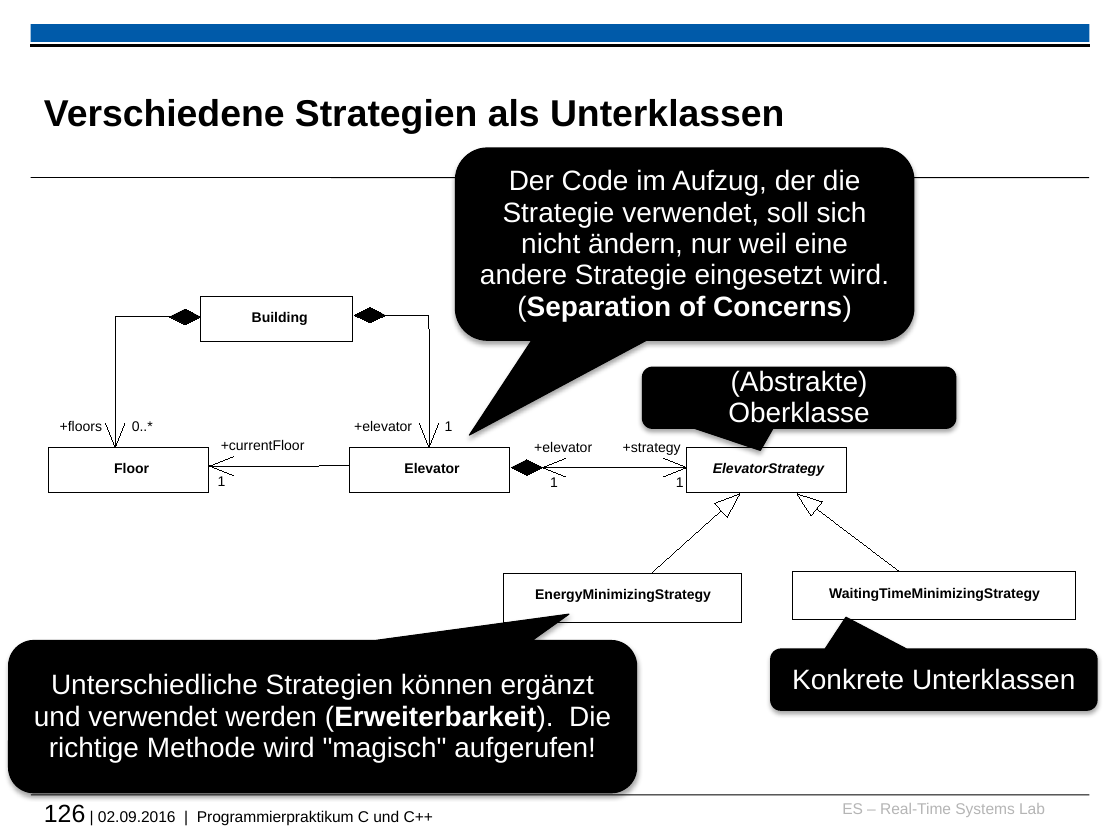
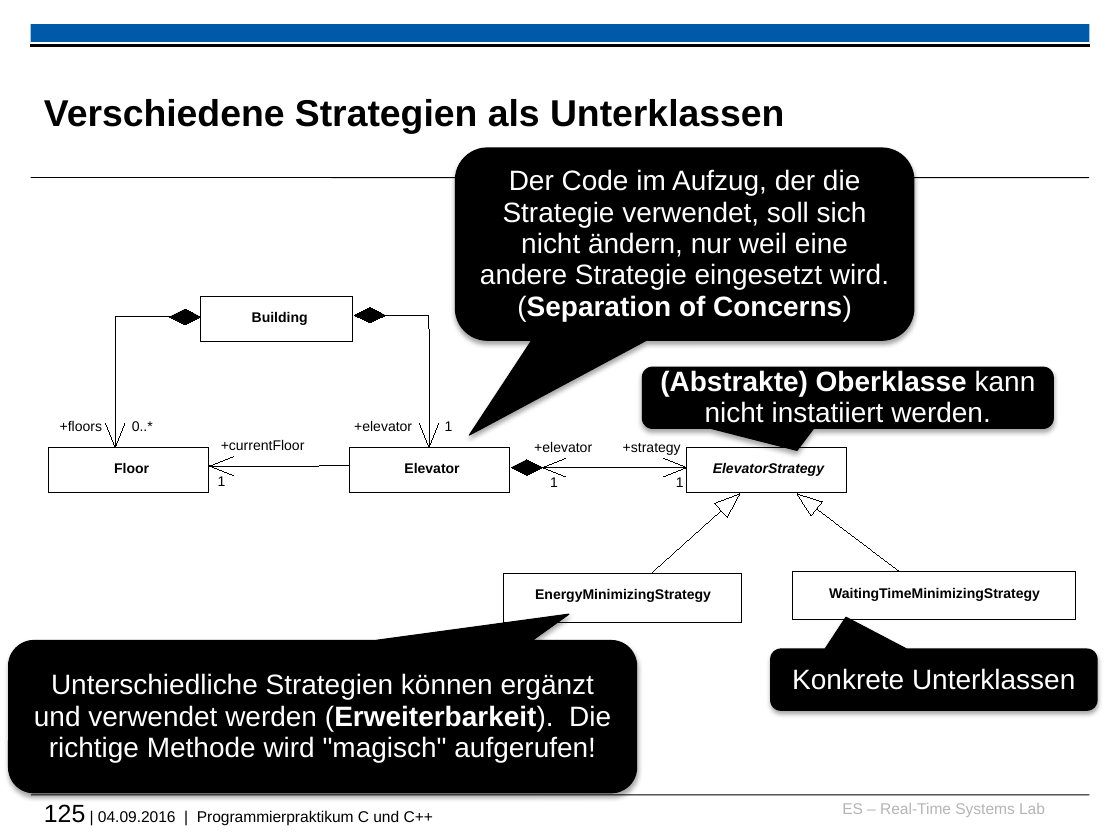
Before and after one commit to h82k/tud-cppp, a slide deck: slide 125 of cppp_lecture.pptx (slide 126 before the commit). Drawn at 1120x840 pixels with LibreOffice and Linux fonts; fonts in the diff are those of the drawing; background and template pictures are left out. Boxes give left, top, right and bottom in pixels: in the first picture for what was removed or moved away, otherwise in the second. Text is boxed around its words. In the diff, an @@ line names an element or a change of style, - is before the commit and + after.

```diff
--- a/cppp_lecture.pptx
+++ b/cppp_lecture.pptx
@@ rounded speech box "(Abstrakte) Oberklasse kann nicht instatiiert ...": place and size @@
-rounded speech box "(Abstrakte) Oberklasse kann nicht instatiiert ..." at bbox=[643, 367, 956, 429]
+rounded speech box "(Abstrakte) Oberklasse kann nicht instatiiert ..." at bbox=[643, 367, 1054, 429]
@@ text in rounded speech box at bbox=[660, 370, 1036, 423]: text changed @@
-(Abstrakte) Oberklasse
+(Abstrakte) Oberklasse kann nicht instatiiert werden.
@@ text at bbox=[44, 804, 433, 825]: text changed @@
-126 | 02.09.2016 | Programmierpraktikum C und C++
+125 | 04.09.2016 | Programmierpraktikum C und C++
```
Also in this commit, not shown: 18 other slides changed, 1 slide added, 1 other file.
